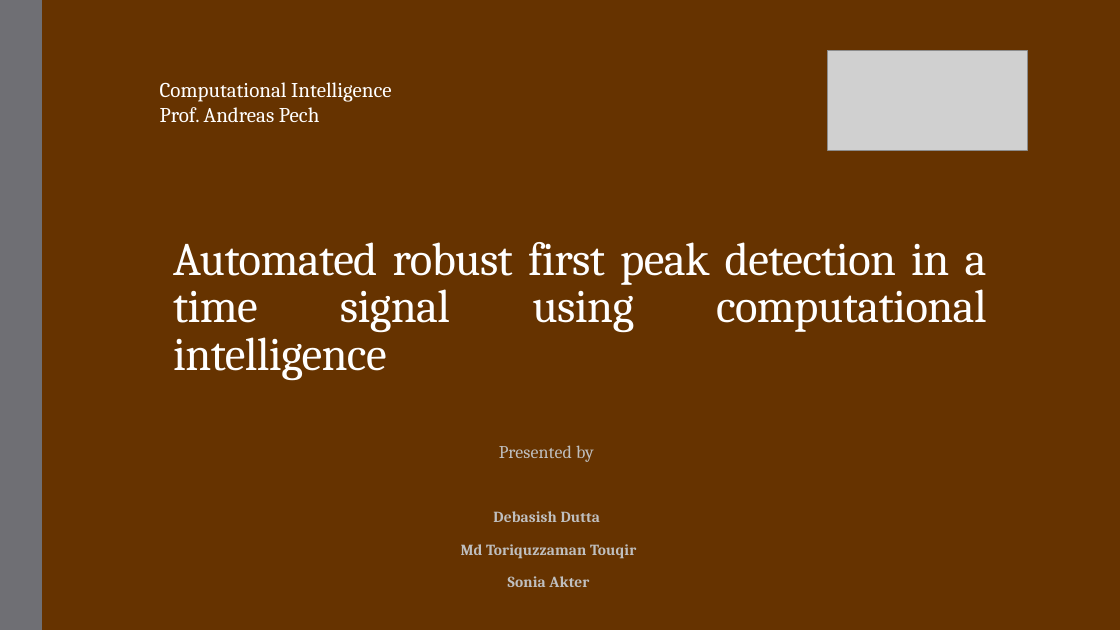
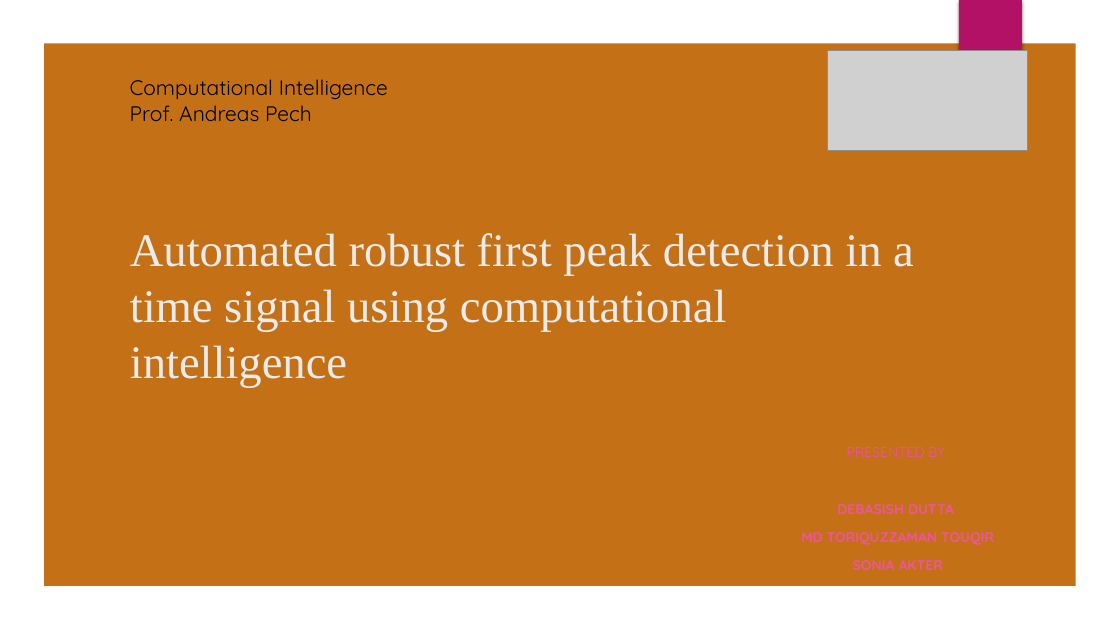
Before and after one commit to touqir105/Computational-Intelligence-First-Peak-Detection, a slide deck: slide 1 of CI_Presentation.pptx. Drawn at 1120x630 pixels with LibreOffice and Linux fonts; fonts in the diff are those of the drawing; grey boxes stand for pictures; background and template pictures are left out. Boxes give left, top, right and bottom in pixels: in the first picture for what was removed or moved away, otherwise in the second. Text is boxed around its words. In the diff, an @@ line names an element or a change of style, - is before the commit and + after.

Commit message:
updated

```diff
--- a/CI_Presentation.pptx
+++ b/CI_Presentation.pptx
@@ background #663300 to picture (left out) @@
@@ rectangle removed at [0,0,42,630] @@
@@ freeform shape added at [0,0,1120,630], fill #FFFFFF @@
@@ rectangle added at [959,0,1022,105], fill #B31166 @@
@@ text "Computational Intelligence": place and size @@
-text "Computational Intelligence" at [160,82,391,122]
+text "Computational Intelligence" at [130,79,388,121]
@@ text "Computational Intelligence" at [130,79,388,121]: font Cambria to Quicksand, text colour #FFFFFF to #000000 @@
@@ title "Automated robust first peak detection ...": place and size @@
-title "Automated robust first peak detection ..." at [173,242,987,380]
+title "Automated robust first peak detection ..." at [130,233,914,388]
@@ title "Automated robust first peak detection ..." at [130,233,914,388]: font Cambria to Times New Roman, text colour #FFFFFF to #EBEBEB, letter spacing -0.5 to 0 pt; alignment justified to left; line spacing 0.85 to 1 @@
@@ subtitle at [801,447,994,570]: text changed; size 13.2 to 12 pt; font Cambria to Quicksand; text colour #BFBFBF to #EF53A5 @@
-Presented by
-Debasish Dutta
-Md Toriquzzaman Touqir
-Sonia Akter
+PRESENTED BY
+DEBASISH DUTTA
+MD TORIQUZZAMAN TOUQIR
+SONIA AKTER
```
Also in this commit, not shown: 11 other slides changed.
